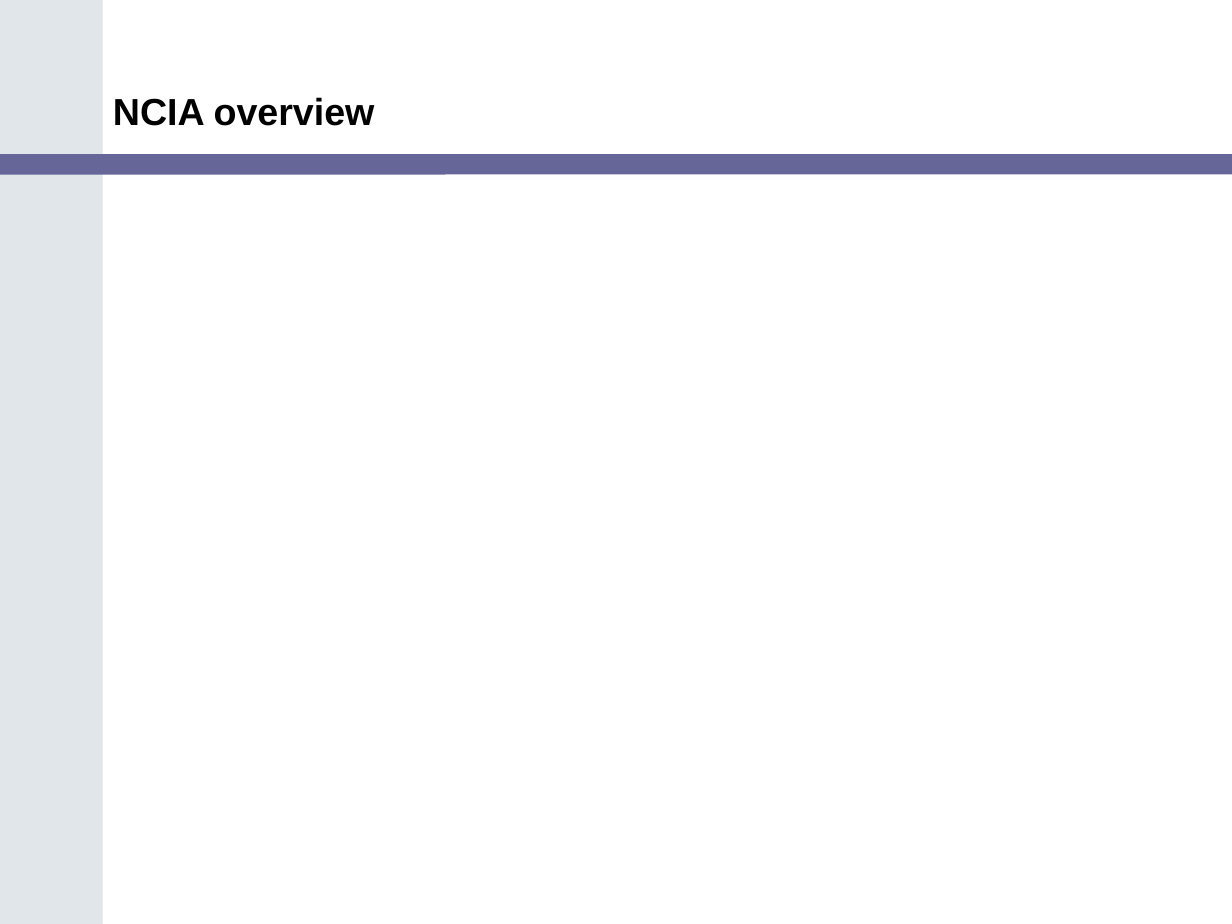
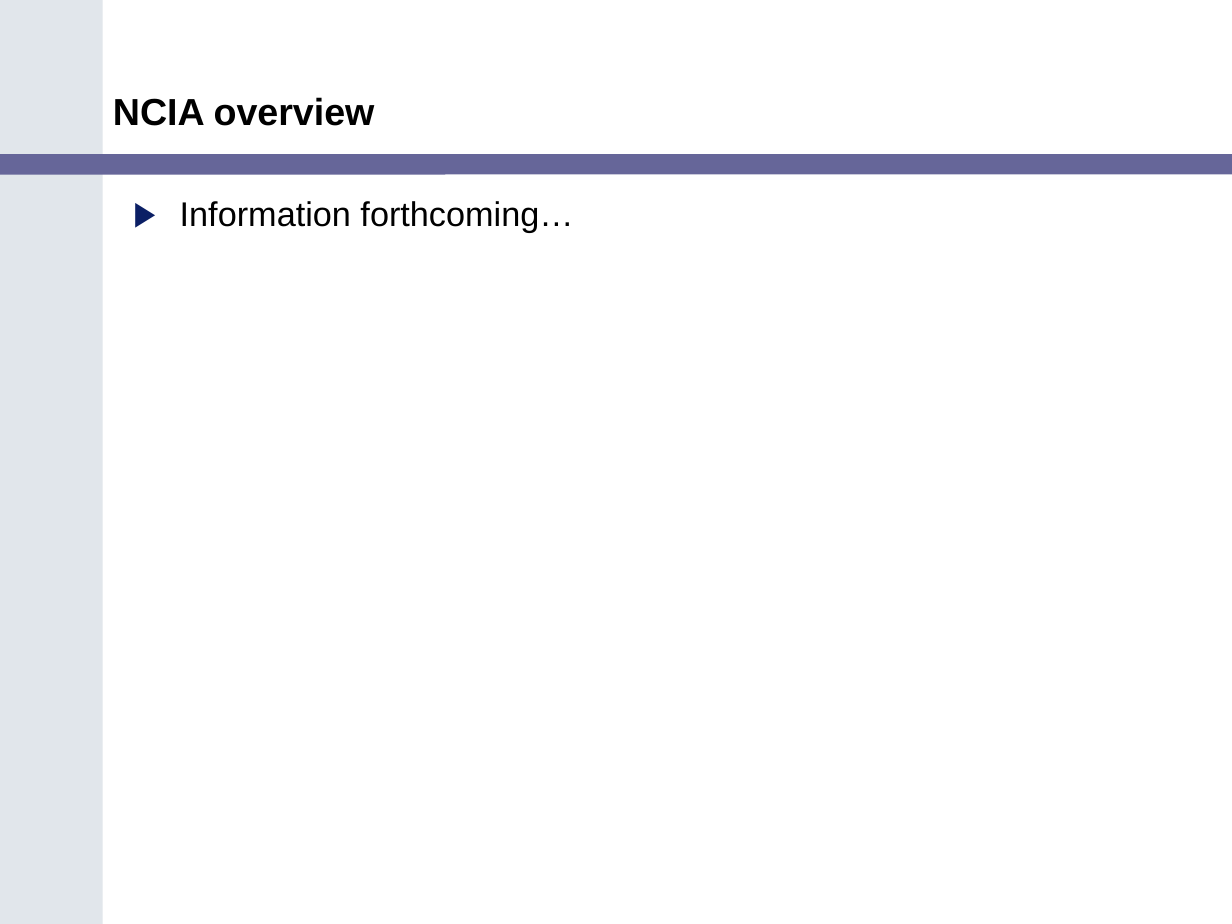
Before and after one commit to NCIP/cagrid-portal, a slide deck: slide 23 of cagrid-1-0/Documentation/presentations/200607_VCDE_ARCH/Ref_Impl_Arch_VCDE_2006_07.ppt. Drawn at 1232x924 pixels with LibreOffice and Linux fonts; fonts in the diff are those of the drawing; background and template pictures are left out. Boxes give left, top, right and bottom in pixels: in the first picture for what was removed or moved away, otherwise in the second. Text is boxed around its words. In the diff, an @@ line names an element or a change of style, - is before the commit and + after.

Commit message:
added tba for ncia

```diff
--- a/cagrid-1-0/Documentation/presentations/200607_VCDE_ARCH/Ref_Impl_Arch_VCDE_2006_07.ppt
+++ b/cagrid-1-0/Documentation/presentations/200607_VCDE_ARCH/Ref_Impl_Arch_VCDE_2006_07.ppt
@@ text added at [180, 201, 573, 232], 20 pt, text #000000 @@
+▶ Information forthcoming…
```
Also in this commit, not shown: 2 other slides changed, 2 slides removed.
